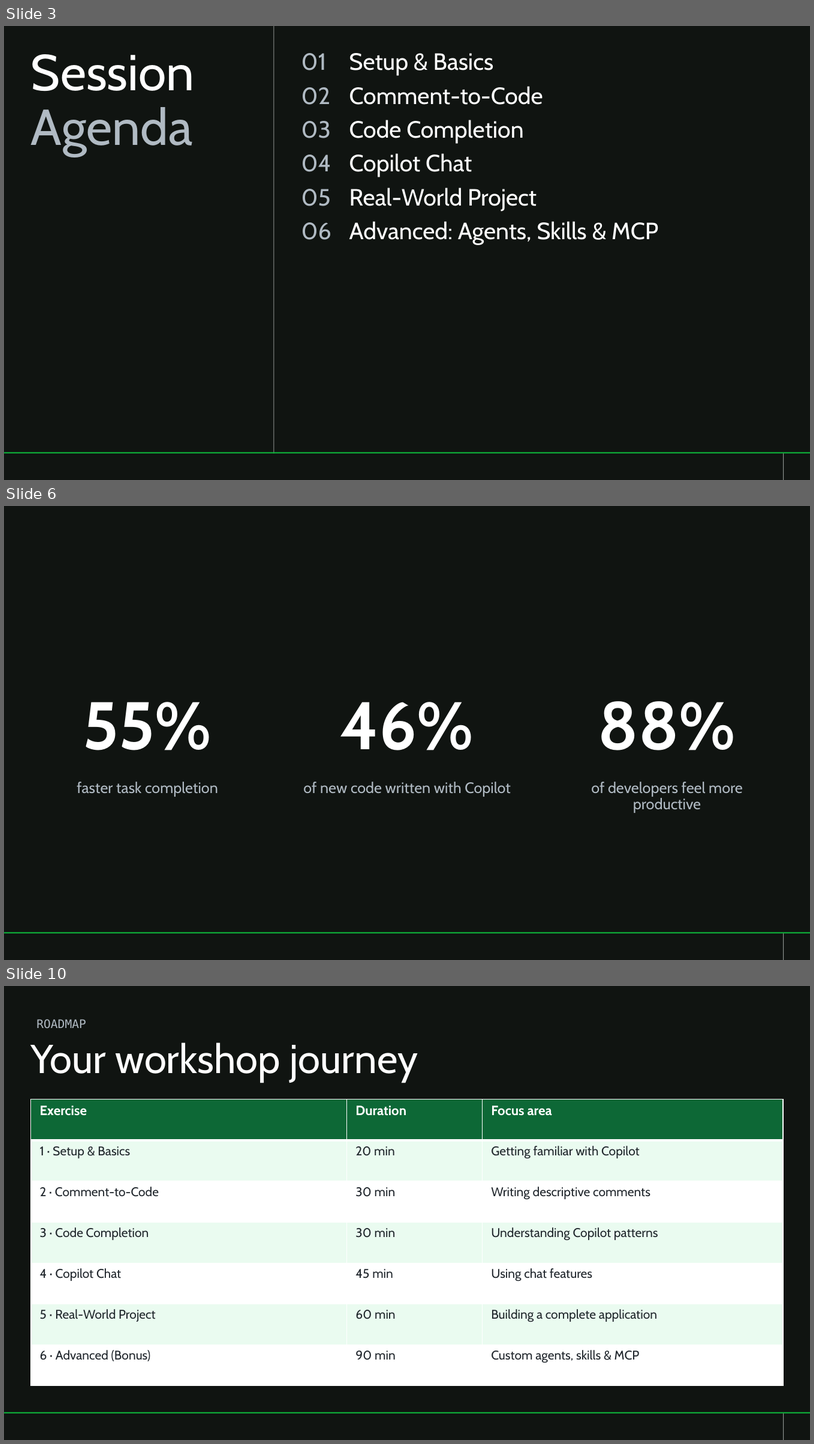
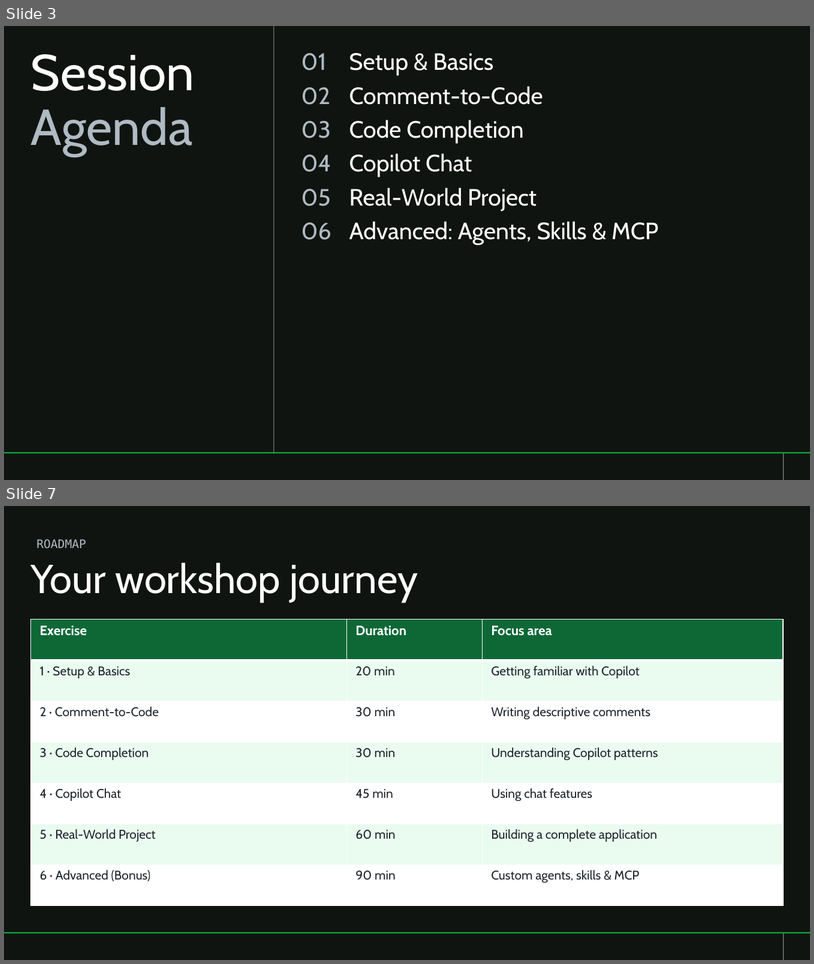
Before and after one commit to abhi-singhs/github-copilot-workshop, a slide deck: resources/github-copilot-workshop.pptx. Shown one above the other, each under a label of ours: slides 3, 6 and 10 before the commit, slides 3 and 7 after it; the slides between them are not shown. The pictures are 814x1444 and 814x964 pixels, drawn with LibreOffice and Linux fonts; fonts in the diff are those of the drawing; background and template pictures are left out. Boxes give left, top, right and bottom in pixels: in the first picture for what was removed or moved away, otherwise in the second. Text is boxed around its words. In the diff, an @@ line names an element or a change of style, - is before the commit and + after.

```diff
--- a/resources/github-copilot-workshop.pptx
+++ b/resources/github-copilot-workshop.pptx
@@ slide 6 removed at [4, 506, 810, 960], background #101411; not listed: 2 template elements that a slide beside it also shows @@
@@ title removed at [83, 702, 212, 750] @@
-55%
@@ text removed at [341, 702, 474, 750] @@
-46%
@@ text removed at [599, 701, 736, 750] @@
-88%
@@ text removed at [77, 781, 218, 796] @@
-faster task completion
@@ text removed at [303, 781, 510, 796] @@
-of new code written with Copilot
@@ text removed at [591, 781, 743, 813] @@
-of developers feel more productive
@@ what was slide 10 is now slide 7 @@
```
Also in this commit, not shown: 3 slides changed, 5 other slides removed.
